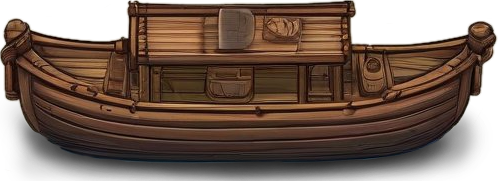
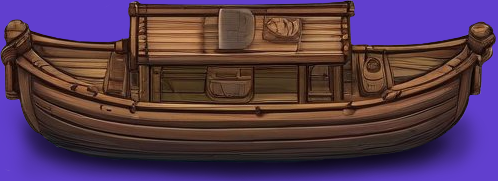
Revision of a layered 498 x 181 image; what changed, layer by layer:
removed layer "Warstwa 2" over [0, 0, 498, 173]
removed layer "Warstwa 3" over [0, 81, 493, 181]
added layer "shadow" above "background" over [0, 0, 497, 181]
added layer "background" over [0, 0, 498, 181]
